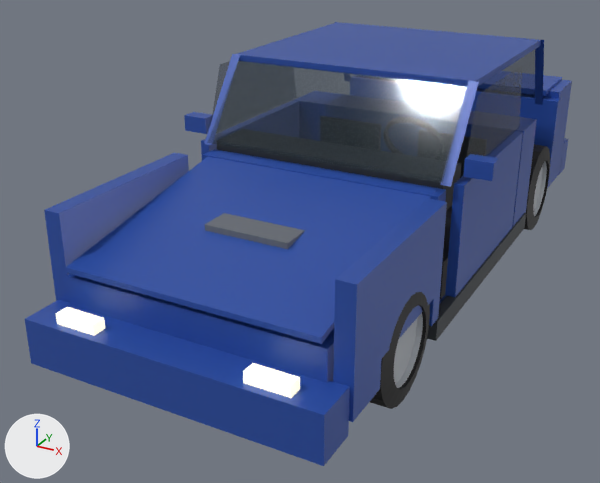
Two versions of the glTF model data/cars/strada_evo/strada_evo.glb, one commit apart.
Rendered twice from a 50 mm lens placed at (2.13, -4.8, 2.48), pointed at (-0.3, -0.37, 0.27). The axes (+X, +Y, +Z) are drawn at lower left. The lights are the same throughout. The picture after the commit comes second. Where no turn or scale is listed for an object, it has been applied to the vertices. Vertices at exactly the same position are counted once.

In view in the first picture: 'body_shell', 'dashboard', 'engine_block', 'glass_side_left', 'glass_windscreen', 'panel_bonnet', 'panel_bumper_front', 'panel_door_left', 'panel_fender_FL', 'panel_fender_FR', 'panel_skirt_left', 'wheel_FL' and 11 more.
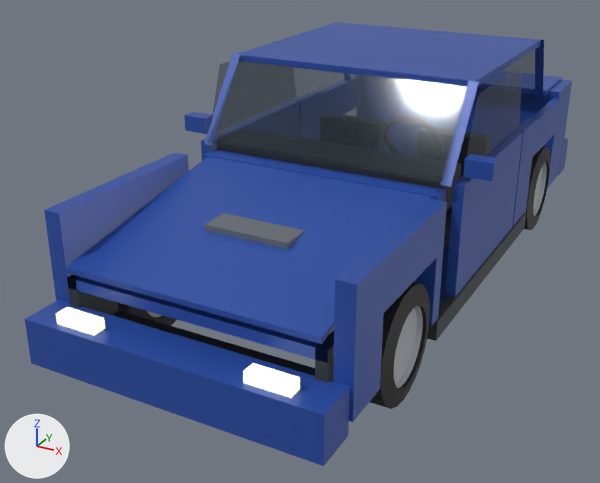
Where the change shows, as pixel boxes [x1, y1, x2, y2] in the pictures (600 x 483 px; the box of a moved part takes in the faces that stretch with it):
part 1 of me_panel_fender_fl, moved or reshaped
    before: [382, 209, 440, 358]
    after: [384, 209, 440, 312]
part 2 of me_body_shell, deleted
    before: [440, 206, 452, 299]
part 3 of me_body_shell, reshaped
    before: [471, 91, 561, 164]
    after: [512, 98, 561, 227]
part 4 of me_body_shell, cut back
    before: [67, 274, 334, 382]
    after: [67, 275, 334, 382]

What the commit changed:
me_panel_fender_fl has 20 vertices, 36 faces and spans x -0.02..0.08, y -0.54..0.542, z -0.68..0.0.
me_panel_fender_fl is used by ob_panel_fender_fl; location (0.785, -1.47, 0.95).
Before the commit, vertices of me_panel_fender_fl: 8 (0.08, 0.442, -0.515) at pixel (433, 298), 10 (0.08, -0.242, -0.515) at pixel (381, 358), 11 (-0.02, -0.242, -0.515), 13 (-0.02, 0.442, -0.515).
Part 1, on me_panel_fender_fl:
Vertices 8, 10, 11, 13 of me_panel_fender_fl move by (0.0, 0.0, 0.239).
me_body_shell is used by ob_body_shell; location (0.0, 0.0, 0.0).
me_body_shell had 80 vertices, 104 faces and spanned x -0.87..0.87, y -2.03..2.07, z 0.15..1.45.
me_body_shell now has 114 vertices, 164 faces and spans x -0.87..0.87, y -2.03..2.07, z 0.15..1.45.
me_body_shell part 2: the loose piece of 8 vertices spanning x -0.76..0.76, y -0.6..0.5, z 0.21..0.45 is deleted.
me_body_shell part 3: 1 vertex moved from x -0.87, y 1.63, z 0.44 to x -0.87, y 1.63, z 0.67; 5 vertices removed from x -0.87..0.87, y 1.53..1.63, z 0.44..0.93; 21 vertices added at x -0.87..0.87, y 0.55..1.63, z 0.17..0.95.
me_body_shell part 4: 4 vertices removed from x -0.75..0.75, y -2.03..-1.74, z 0.62; 22 vertices added at x -0.75..0.75, y -2.03..-1.74, z 0.3..0.61.
Other edits to the shape of me_body_shell do not show in these pictures.
